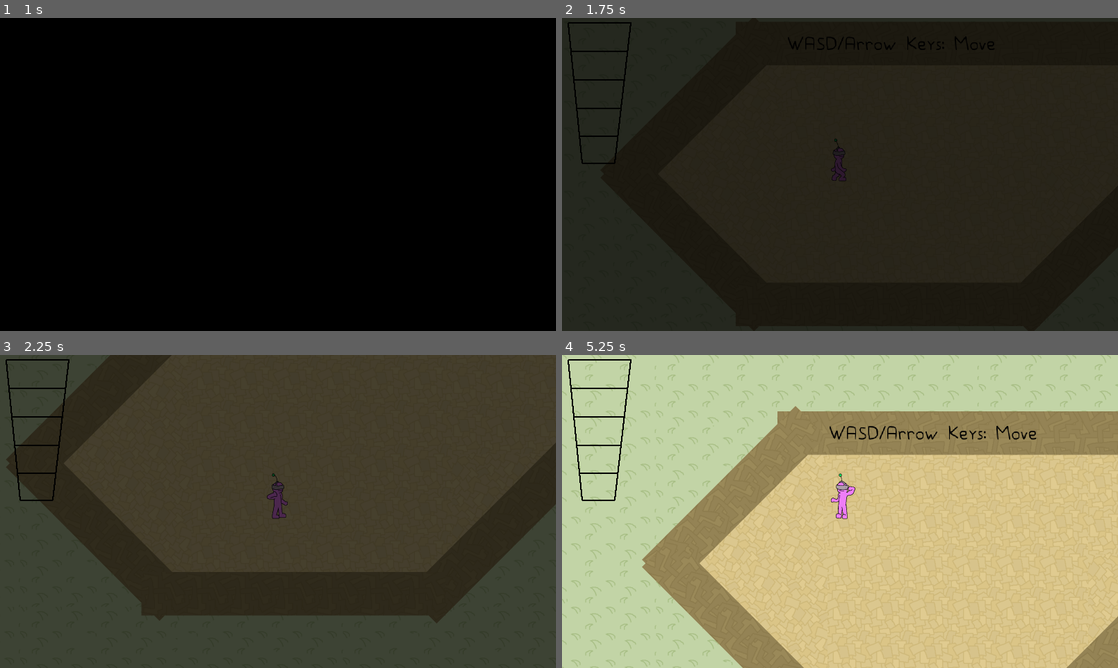
Above: before the commit, frames 1-4 (two rows, left to right).
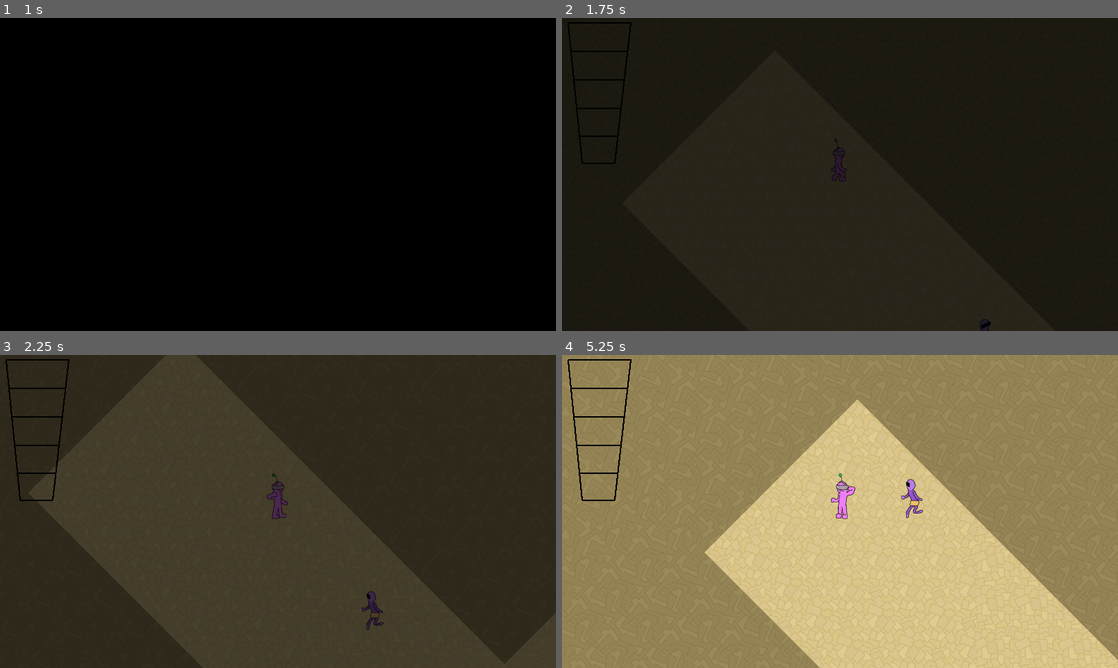
Above: after the commit, the same moments.

Repository: Avantir-Chaosfire/WetBlueberry_GMTK-Jam-2020
Game: Godot game, scene res://scene/world/World.tscn
The game is run twice, just before and just after one commit, with the same random seed, the same clock (stepped at 60 frames per second) and the same inputs.
Inputs:
- Up to frame 1 (1 s): tap Enter (next_level) at 0.5 s; hold D (move_right) from 0.53 s (still down); tap Space (attack) at 0.6 s
- Up to frame 2 (1.75 s): tap Space (attack) at 1.25 s; release D (move_right) at 1.28 s; hold S (move_down) from 1.28 s (still down); tap Enter (next_level) at 1.35 s
- Up to frame 3 (2.25 s): release S (move_down) at 2.03 s; hold D (move_right) from 2.03 s (still down); tap Space (attack) at 2.1 s
- Up to frame 4 (5.25 s): release D (move_right) at 2.78 s; hold W (move_up) 2.78-3.53 s; tap Enter (next_level) at 2.85, 4.35 s; hold A (move_left) 3.53-5.03 s; tap Space (attack) at 3.6, 5.1 s; hold S (move_down) from 5.03 s (still down)

Frame 1 is identical in both runs. In frame 2, 0.2% of the frame differs, in the area x 40-78%, y 6-100%; in frame 3, 19%; in frame 4, 54%, in the area x 0-100%, y 0-100%.

Commit message:
Auto stash before merge of "master" and "origin/master"

Diff:
--- a/scene/level/2/Level2.tscn
+++ b/scene/level/2/Level2.tscn
@@ -157,6 +157,10 @@
 position = Vector2( 153.441, 335.766 )
 rotation = 1.5708
 
+[node name="Bumper17" parent="Bumpers" instance=ExtResource( 5 )]
+position = Vector2( 153.441, 335.766 )
+rotation = 1.5708
+
 [node name="Bumper18" parent="Bumpers" instance=ExtResource( 5 )]
 position = Vector2( 1613.95, 519.577 )
 rotation = 1.5708
--- /dev/null
+++ b/scene/level/3/Level3.tscn
@@ -0,0 +1,250 @@
+[gd_scene load_steps=10 format=2]
+
+[ext_resource path="res://scene/object/wall/wood/WoodWall.tscn" type="PackedScene" id=1]
+[ext_resource path="res://scene/object/player/Player.tscn" type="PackedScene" id=2]
+[ext_resource path="res://scene/object/enemy/Enemy.tscn" type="PackedScene" id=3]
+[ext_resource path="res://sprite/background.png" type="Texture" id=4]
+[ext_resource path="res://scene/level/Level.gd" type="Script" id=5]
+[ext_resource path="res://scene/object/bumper/Bumper.tscn" type="PackedScene" id=6]
+[ext_resource path="res://scene/object/wall/ripple/RippleWall.tscn" type="PackedScene" id=7]
+[ext_resource path="res://scene/object/floor/coral/CoralFloor.tscn" type="PackedScene" id=8]
+[ext_resource path="res://scene/object/floor/sandstone/SandstoneFloor.tscn" type="PackedScene" id=9]
+
+[node name="Level1" type="Node2D"]
+script = ExtResource( 5 )
+
+[node name="Background" type="Sprite" parent="."]
+position = Vector2( -9.53534, -1188.67 )
+z_index = -10
+z_as_relative = false
+texture = ExtResource( 4 )
+region_enabled = true
+region_rect = Rect2( 0, 0, 10000, 10000 )
+
+[node name="Entities" type="Node2D" parent="."]
+
+[node name="Player" parent="Entities" instance=ExtResource( 2 )]
+
+[node name="Enemy1" parent="Entities" instance=ExtResource( 3 )]
+position = Vector2( 545.328, -897.705 )
+
+[node name="Enemy17" parent="Entities" instance=ExtResource( 3 )]
+position = Vector2( -552.26, -2715.14 )
+
+[node name="Enemy16" parent="Entities" instance=ExtResource( 3 )]
+position = Vector2( -1008.4, -2907.57 )
+
+[node name="Enemy15" parent="Entities" instance=ExtResource( 3 )]
+position = Vector2( -1036.91, -1924.02 )
+
+[node name="Enemy14" parent="Entities" instance=ExtResource( 3 )]
+position = Vector2( 801.906, -2722.27 )
+
+[node name="Enemy12" parent="Entities" instance=ExtResource( 3 )]
+position = Vector2( 873.178, -2394.41 )
+
+[node name="Enemy10" parent="Entities" instance=ExtResource( 3 )]
+position = Vector2( 858.924, -2943.21 )
+
+[node name="Enemy11" parent="Entities" instance=ExtResource( 3 )]
+position = Vector2( 858.924, -2943.21 )
+
+[node name="Enemy8" parent="Entities" instance=ExtResource( 3 )]
+position = Vector2( -199.987, -2414.49 )
+
+[node name="Enemy7" parent="Entities" instance=ExtResource( 3 )]
+position = Vector2( 579.307, -1887.73 )
+
+[node name="Enemy6" parent="Entities" instance=ExtResource( 3 )]
+position = Vector2( 824.714, -1880.18 )
+
+[node name="Enemy4" parent="Entities" instance=ExtResource( 3 )]
+position = Vector2( 318.798, -1925.49 )
+
+[node name="Enemy5" parent="Entities" instance=ExtResource( 3 )]
+position = Vector2( 318.798, -1925.49 )
+
+[node name="Enemy3" parent="Entities" instance=ExtResource( 3 )]
+position = Vector2( 1357.06, -815.492 )
+
+[node name="Enemy2" parent="Entities" instance=ExtResource( 3 )]
+position = Vector2( 1069.33, 92.5495 )
+
+[node name="Enemy9" parent="Entities" instance=ExtResource( 3 )]
+position = Vector2( 377.246, -407.515 )
+
+[node name="Enemy13" parent="Entities" instance=ExtResource( 3 )]
+position = Vector2( 831.341, -367.515 )
+
+[node name="Walls" type="Node2D" parent="."]
+
+[node name="Wall2" parent="Walls" instance=ExtResource( 7 )]
+position = Vector2( 1196.35, -1382.31 )
+rotation = 0.933993
+scale = Vector2( 7, 1 )
+
+[node name="Wall13" parent="Walls" instance=ExtResource( 7 )]
+position = Vector2( -114.067, -1471.49 )
+rotation = 1.3439
+scale = Vector2( 11.809, 9.246 )
+
+[node name="Wall20" parent="Walls" instance=ExtResource( 7 )]
+position = Vector2( 1747.46, -1621.59 )
+rotation = -4.50819
+scale = Vector2( 16.185, 17.491 )
+
+[node name="Wall21" parent="Walls" instance=ExtResource( 7 )]
+position = Vector2( -2336.42, -2504.9 )
+scale = Vector2( 23.832, 38.315 )
+
+[node name="Wall24" parent="Walls" instance=ExtResource( 7 )]
+position = Vector2( -255.579, -1653.51 )
+scale = Vector2( 5.268, 9.712 )
+
+[node name="Wall22" parent="Walls" instance=ExtResource( 7 )]
+position = Vector2( -169.754, -4992.29 )
+scale = Vector2( 23.832, 38.315 )
+
+[node name="Wall23" parent="Walls" instance=ExtResource( 7 )]
+position = Vector2( 2182.22, -4087.14 )
+scale = Vector2( 23.832, 38.315 )
+
+[node name="Wall14" parent="Walls" instance=ExtResource( 7 )]
+position = Vector2( -199.748, -1690.06 )
+rotation = -1.44743
+scale = Vector2( 8, 1 )
+
+[node name="Wall15" parent="Walls" instance=ExtResource( 7 )]
+position = Vector2( 80.7439, -2116.11 )
+rotation = 0.0966765
+scale = Vector2( 12, 1 )
+
+[node name="Wall11" parent="Walls" instance=ExtResource( 7 )]
+position = Vector2( 1241.31, -2127.77 )
+rotation = -0.785398
+scale = Vector2( 7, 1 )
+
+[node name="Wall12" parent="Walls" instance=ExtResource( 7 )]
+position = Vector2( 318.252, -2529.82 )
+rotation = 0.42775
+scale = Vector2( 16, 1 )
+
+[node name="Wall17" parent="Walls" instance=ExtResource( 7 )]
+position = Vector2( 1645.4, -780.989 )
+rotation = 1.5708
+scale = Vector2( 7.416, 3.868 )
+
+[node name="Wall6" parent="Walls" instance=ExtResource( 1 )]
+position = Vector2( -854.582, 1054.6 )
+rotation = 3.15032
+scale = Vector2( 10.722, 32.969 )
+
+[node name="Wall9" parent="Walls" instance=ExtResource( 1 )]
+position = Vector2( -493.248, -1010.32 )
+scale = Vector2( 14.71, 15.34 )
+
+[node name="Wall19" parent="Walls" instance=ExtResource( 1 )]
+position = Vector2( 1863.08, 303.976 )
+scale = Vector2( 14.71, 21.755 )
+
+[node name="Wall18" parent="Walls" instance=ExtResource( 1 )]
+position = Vector2( 519.037, 955.941 )
+scale = Vector2( 20.961, 15.34 )
+
+[node name="Bumpers" type="Node2D" parent="."]
+
+[node name="Bumper" parent="Bumpers" instance=ExtResource( 6 )]
+position = Vector2( 348.731, -274.089 )
+rotation = 1.5708
+
+[node name="Bumper3" parent="Bumpers" instance=ExtResource( 6 )]
+position = Vector2( 355.89, -991.383 )
+rotation = 1.5708
+
+[node name="Bumper9" parent="Bumpers" instance=ExtResource( 6 )]
+position = Vector2( 582.42, -1667.2 )
+rotation = -1.34914
+
+[node name="Bumper5" parent="Bumpers" instance=ExtResource( 6 )]
+position = Vector2( 818.453, -985.771 )
+rotation = 1.5708
+
+[node name="Bumper14" parent="Bumpers" instance=ExtResource( 6 )]
+position = Vector2( -1027.49, -2603.64 )
+rotation = 1.5708
+
+[node name="Bumper13" parent="Bumpers" instance=ExtResource( 6 )]
+position = Vector2( -485.822, -2596.52 )
+rotation = 1.5708
+
+[node name="Bumper4" parent="Bumpers" instance=ExtResource( 6 )]
+position = Vector2( 571.058, -274.299 )
+rotation = 1.5708
+
+[node name="Bumper2" parent="Bumpers" instance=ExtResource( 6 )]
+position = Vector2( 767.336, -213.866 )
+rotation = -7.18552
+
+[node name="Bumper6" parent="Bumpers" instance=ExtResource( 6 )]
+position = Vector2( 1099.74, -679.432 )
+rotation = -6.28319
+
+[node name="Bumper15" parent="Bumpers" instance=ExtResource( 6 )]
+position = Vector2( -1109.69, -2717.81 )
+rotation = -6.28319
+
+[node name="Bumper11" parent="Bumpers" instance=ExtResource( 6 )]
+position = Vector2( 394.147, -2646.54 )
+rotation = -6.28319
+
+[node name="Bumper12" parent="Bumpers" instance=ExtResource( 6 )]
+position = Vector2( 394.147, -2646.54 )
+rotation = -6.28319
+
+[node name="Bumper8" parent="Bumpers" instance=ExtResource( 6 )]
+position = Vector2( 1109.54, -241.96 )
+rotation = -6.28319
+
+[node name="Bumper7" parent="Bumpers" instance=ExtResource( 6 )]
+position = Vector2( 1106.87, -454.942 )
+rotation = -6.28319
+
+[node name="Bumper10" parent="Bumpers" instance=ExtResource( 6 )]
+position = Vector2( -406.212, -2690.89 )
+rotation = -6.28319
+
+[node name="Floors" type="Node2D" parent="."]
+z_index = -5
+z_as_relative = false
+
+[node name="CoralFloor7" parent="Floors" instance=ExtResource( 8 )]
+position = Vector2( 862.983, -1859.96 )
+rotation = -2.93595
+scale = Vector2( 3, 1 )
+
+[node name="CoralFloor3" parent="Floors" instance=ExtResource( 8 )]
+position = Vector2( 219.848, -2322.39 )
+rotation = 0.448366
+scale = Vector2( 17, 4 )
+
+[node name="CoralFloor4" parent="Floors" instance=ExtResource( 8 )]
+position = Vector2( 1137.18, -2002.31 )
+rotation = 2.37228
+scale = Vector2( 8, 4 )
+
+[node name="CoralFloor5" parent="Floors" instance=ExtResource( 8 )]
+position = Vector2( 730.834, -1489.65 )
+scale = Vector2( 12.277, 10.058 )
+
+[node name="CoralFloor8" parent="Floors" instance=ExtResource( 8 )]
+position = Vector2( -149.558, -2466.74 )
+scale = Vector2( 23.041, 18.265 )
+
+[node name="SandstoneFloor5" parent="Floors" instance=ExtResource( 9 )]
+position = Vector2( 816.044, -10.6614 )
+scale = Vector2( 15.463, 19.461 )
+
+[node name="Text" type="Node2D" parent="."]
+position = Vector2( 7.1272, -14.2544 )
+z_index = 4096
+z_as_relative = false
--- /dev/null
+++ b/scene/level/4/Level4.tscn
@@ -0,0 +1,242 @@
+[gd_scene load_steps=10 format=2]
+
+[ext_resource path="res://scene/object/wall/wood/WoodWall.tscn" type="PackedScene" id=1]
+[ext_resource path="res://scene/object/player/Player.tscn" type="PackedScene" id=2]
+[ext_resource path="res://scene/object/enemy/Enemy.tscn" type="PackedScene" id=3]
+[ext_resource path="res://sprite/background.png" type="Texture" id=4]
+[ext_resource path="res://scene/level/Level.gd" type="Script" id=5]
+[ext_resource path="res://scene/object/bumper/Bumper.tscn" type="PackedScene" id=6]
+[ext_resource path="res://scene/object/wall/ripple/RippleWall.tscn" type="PackedScene" id=7]
+[ext_resource path="res://scene/object/floor/coral/CoralFloor.tscn" type="PackedScene" id=8]
+[ext_resource path="res://scene/object/floor/sandstone/SandstoneFloor.tscn" type="PackedScene" id=9]
+
+[node name="Level1" type="Node2D"]
+script = ExtResource( 5 )
+
+[node name="Background" type="Sprite" parent="."]
+position = Vector2( -5.04535, -16.8179 )
+z_index = -10
+z_as_relative = false
+texture = ExtResource( 4 )
+region_enabled = true
+region_rect = Rect2( 0, 0, 10000, 10000 )
+
+[node name="Entities" type="Node2D" parent="."]
+
+[node name="Player" parent="Entities" instance=ExtResource( 2 )]
+
+[node name="Enemy1" parent="Entities" instance=ExtResource( 3 )]
+position = Vector2( 469, 741.875 )
+
+[node name="Enemy9" parent="Entities" instance=ExtResource( 3 )]
+position = Vector2( 523.397, 408.914 )
+
+[node name="Enemy11" parent="Entities" instance=ExtResource( 3 )]
+position = Vector2( 1271.79, 143.191 )
+
+[node name="Enemy12" parent="Entities" instance=ExtResource( 3 )]
+position = Vector2( 1483.7, 203.735 )
+
+[node name="Enemy13" parent="Entities" instance=ExtResource( 3 )]
+position = Vector2( 987.572, 690.819 )
+
+[node name="Enemy15" parent="Entities" instance=ExtResource( 3 )]
+position = Vector2( 247.572, 1534.82 )
+
+[node name="Enemy16" parent="Entities" instance=ExtResource( 3 )]
+position = Vector2( 247.572, 1330.82 )
+
+[node name="Enemy17" parent="Entities" instance=ExtResource( 3 )]
+position = Vector2( 1359.57, 1530.82 )
+
+[node name="Enemy19" parent="Entities" instance=ExtResource( 3 )]
+position = Vector2( 1475.57, 1334.82 )
+
+[node name="Enemy20" parent="Entities" instance=ExtResource( 3 )]
+position = Vector2( 1546.92, 1280.12 )
+
+[node name="Enemy18" parent="Entities" instance=ExtResource( 3 )]
+position = Vector2( 871.572, 1430.82 )
+
+[node name="Enemy14" parent="Entities" instance=ExtResource( 3 )]
+position = Vector2( 1298.7, 862.998 )
+
+[node name="Walls" type="Node2D" parent="."]
+
+[node name="Wall1" parent="Walls" instance=ExtResource( 1 )]
+position = Vector2( 249.521, 837.095 )
+rotation = 1.5708
+scale = Vector2( 0.413, 7 )
+
+[node name="Wall8" parent="Walls" instance=ExtResource( 1 )]
+position = Vector2( 1633.52, 1177.09 )
+rotation = 1.5708
+scale = Vector2( 0.413, 7 )
+
+[node name="Wall2" parent="Walls" instance=ExtResource( 7 )]
+position = Vector2( 1196.35, -1382.31 )
+rotation = 0.933993
+scale = Vector2( 7, 1 )
+
+[node name="Wall13" parent="Walls" instance=ExtResource( 7 )]
+position = Vector2( 403.383, -1474.35 )
+rotation = -0.226953
+scale = Vector2( 13, 1 )
+
+[node name="Wall14" parent="Walls" instance=ExtResource( 7 )]
+position = Vector2( -199.748, -1690.06 )
+rotation = -1.44743
+scale = Vector2( 8, 1 )
+
+[node name="Wall15" parent="Walls" instance=ExtResource( 7 )]
+position = Vector2( 455.51, -1968.17 )
+rotation = 0.0966765
+scale = Vector2( 12, 1 )
+
+[node name="Wall11" parent="Walls" instance=ExtResource( 7 )]
+position = Vector2( 1241.31, -2127.77 )
+rotation = -0.785398
+scale = Vector2( 7, 1 )
+
+[node name="Wall12" parent="Walls" instance=ExtResource( 7 )]
+position = Vector2( 2168.07, -2009 )
+rotation = 0.42775
+scale = Vector2( 16, 1 )
+
+[node name="Wall16" parent="Walls" instance=ExtResource( 7 )]
+position = Vector2( 2663.71, -1300.77 )
+rotation = 0.42775
+scale = Vector2( 8, 1 )
+
+[node name="Wall17" parent="Walls" instance=ExtResource( 7 )]
+position = Vector2( 2925.29, -1434.15 )
+rotation = -1.76858
+scale = Vector2( 6, 1 )
+
+[node name="Wall10" parent="Walls" instance=ExtResource( 7 )]
+position = Vector2( 2066.44, -1291.87 )
+rotation = -0.616904
+scale = Vector2( 7, 1 )
+
+[node name="Wall3" parent="Walls" instance=ExtResource( 1 )]
+position = Vector2( -383.475, 753.761 )
+rotation = -0.785398
+scale = Vector2( 10.722, 12.521 )
+
+[node name="Wall6" parent="Walls" instance=ExtResource( 1 )]
+position = Vector2( 2134.03, 612.268 )
+rotation = 3.15032
+scale = Vector2( 10.722, 32.969 )
+
+[node name="Wall5" parent="Walls" instance=ExtResource( 1 )]
+position = Vector2( 722.44, -360.48 )
+rotation = -0.785398
+scale = Vector2( 10.722, 12.521 )
+
+[node name="Wall4" parent="Walls" instance=ExtResource( 1 )]
+position = Vector2( -463.857, -427.645 )
+rotation = 0.785398
+scale = Vector2( 9.165, 15.467 )
+
+[node name="Wall7" parent="Walls" instance=ExtResource( 1 )]
+position = Vector2( 1952.17, -536.606 )
+scale = Vector2( 16.116, 11 )
+
+[node name="Wall9" parent="Walls" instance=ExtResource( 1 )]
+position = Vector2( -607.731, 1895.07 )
+scale = Vector2( 14.71, 15.34 )
+
+[node name="Wall18" parent="Walls" instance=ExtResource( 1 )]
+position = Vector2( 572.269, 2371.07 )
+scale = Vector2( 20.961, 15.34 )
+
+[node name="Bumpers" type="Node2D" parent="."]
+
+[node name="Bumper" parent="Bumpers" instance=ExtResource( 6 )]
+position = Vector2( 681.35, 839.682 )
+rotation = 1.5708
+
+[node name="Bumper3" parent="Bumpers" instance=ExtResource( 6 )]
+position = Vector2( 1204.39, 1174.36 )
+rotation = 1.5708
+
+[node name="Bumper5" parent="Bumpers" instance=ExtResource( 6 )]
+position = Vector2( 660.388, 1574.36 )
+rotation = 1.5708
+
+[node name="Bumper4" parent="Bumpers" instance=ExtResource( 6 )]
+position = Vector2( 1195.98, 653.003 )
+rotation = 1.5708
+
+[node name="Bumper2" parent="Bumpers" instance=ExtResource( 6 )]
+position = Vector2( 1571.02, 446.142 )
+rotation = -6.28319
+
+[node name="Bumper6" parent="Bumpers" instance=ExtResource( 6 )]
+position = Vector2( 155.019, 1278.14 )
+rotation = -6.28319
+
+[node name="Bumper8" parent="Bumpers" instance=ExtResource( 6 )]
+position = Vector2( 1563.02, 1482.14 )
+rotation = -6.28319
+
+[node name="Bumper7" parent="Bumpers" instance=ExtResource( 6 )]
+position = Vector2( 155.019, 1498.14 )
+rotation = -6.28319
+
+[node name="Floors" type="Node2D" parent="."]
+z_index = -5
+z_as_relative = false
+
+[node name="CoralFloor7" parent="Floors" instance=ExtResource( 8 )]
+position = Vector2( 862.983, -1859.96 )
+rotation = -2.93595
+scale = Vector2( 3, 1 )
+
+[node name="SandstoneFloor4" parent="Floors" instance=ExtResource( 9 )]
+position = Vector2( 709.739, -1.12851 )
+rotation = 0.785398
+scale = Vector2( 3, 6 )
+
+[node name="SandstoneFloor1" parent="Floors" instance=ExtResource( 9 )]
+position = Vector2( -70.9409, -40.7299 )
+rotation = 0.785398
+scale = Vector2( 16.561, 5.26 )
+
+[node name="CoralFloor2" parent="Floors" instance=ExtResource( 8 )]
+position = Vector2( 2853.28, -1280.41 )
+rotation = 1.40809
+scale = Vector2( 3, 2 )
+
+[node name="CoralFloor3" parent="Floors" instance=ExtResource( 8 )]
+position = Vector2( 1867.62, -2344.84 )
+rotation = 0.448366
+scale = Vector2( 17, 4 )
+
+[node name="CoralFloor4" parent="Floors" instance=ExtResource( 8 )]
+position = Vector2( 1137.18, -2002.31 )
+rotation = 2.37228
+scale = Vector2( 8, 4 )
+
+[node name="CoralFloor5" parent="Floors" instance=ExtResource( 8 )]
+position = Vector2( 325.528, -2040.67 )
+rotation = 3.24656
+scale = Vector2( 10, 4 )
+
+[node name="CoralFloor6" parent="Floors" instance=ExtResource( 8 )]
+position = Vector2( 750.963, -1420.56 )
+rotation = 2.92396
+scale = Vector2( 13, 3 )
+
+[node name="CoralFloor1" parent="Floors" instance=ExtResource( 8 )]
+position = Vector2( 2216.8, -1467.69 )
+rotation = -0.607797
+scale = Vector2( 9, 9 )
+
+[node name="SandstoneFloor5" parent="Floors" instance=ExtResource( 9 )]
+position = Vector2( 1087.58, 926.168 )
+scale = Vector2( 15.463, 19.461 )
+
+[node name="Text" type="Node2D" parent="."]
+z_index = 4096
+z_as_relative = false
--- a/scene/world/World.gd
+++ b/scene/world/World.gd
@@ -5,8 +5,10 @@
 var finalVictoryMenuClass = preload("res://scene/menu/final_victory/FinalVictory.tscn")
 
 var levelClasses = [
-	preload("res://scene/level/1/Level1.tscn"),
-	preload("res://scene/level/2/Level2.tscn")
+	#preload("res://scene/level/1/Level1.tscn"),
+	#preload("res://scene/level/2/Level2.tscn"),
+	#preload("res://scene/level/3/Level3.tscn"),
+	preload("res://scene/level/4/Level4.tscn"),
 ]
 
 onready var gui = get_node("GUI")
@@ -20,7 +22,7 @@
 var gameComplete = false
 var inGame = false
 var entitiesToRender = []
-var deadEnemies = {"Level1":[],"Level2":[]}
+var deadEnemies = {"Level1":[],"Level2":[], "Level3":[], "Level4":[]}
 
 func startGame():
 	gui.add_child(titleMenuClass.instance())
Binary file added: sprite/itchthumbnail.png
Not shown, added: sprite/itchthumbnail.png.import
